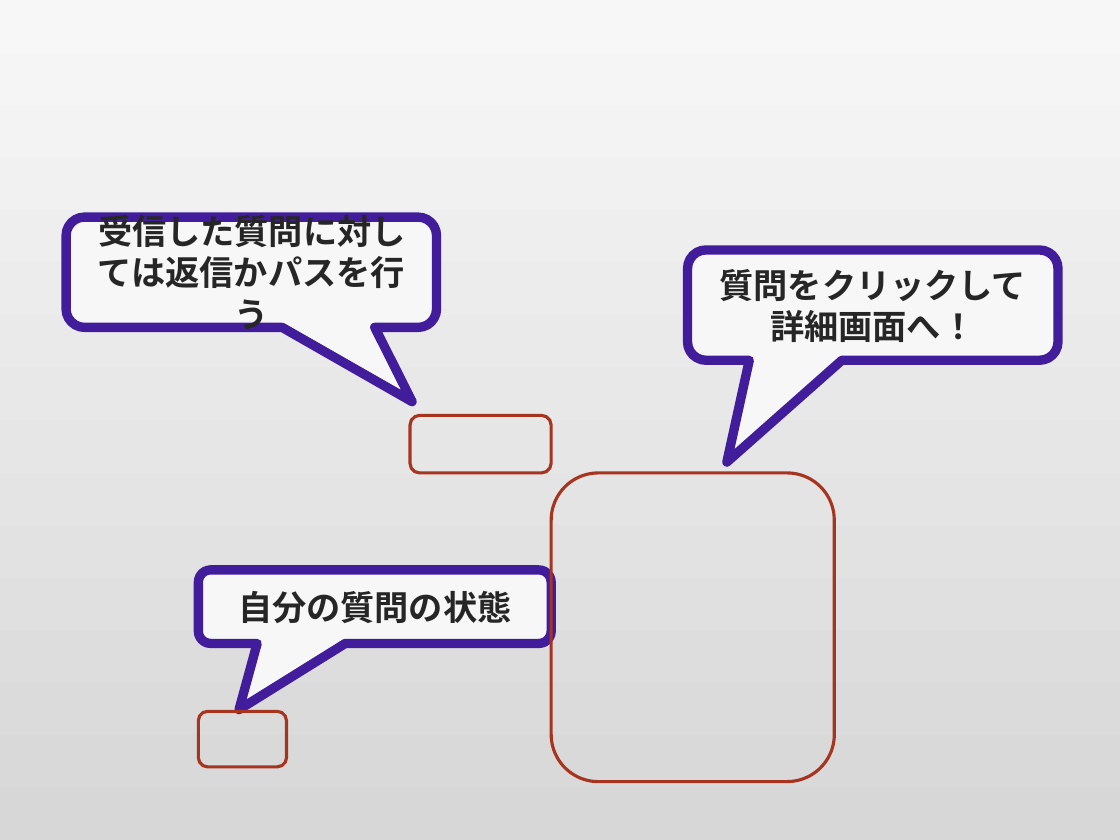
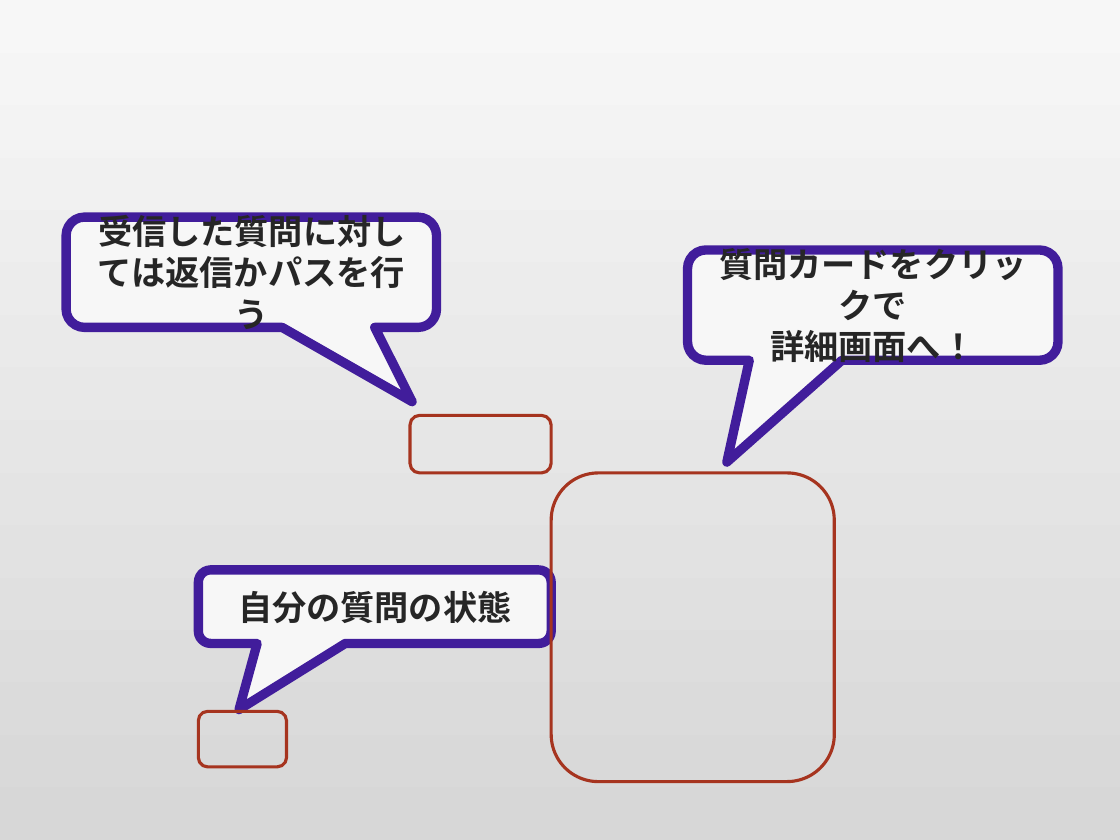
Before and after one commit to tech-sketch/one_month, a slide deck: slide 5 of 7-31.chain.pptx. Drawn at 1120x840 pixels with LibreOffice and Linux fonts; fonts in the diff are those of the drawing; background and template pictures are left out. Boxes give left, top, right and bottom in pixels: in the first picture for what was removed or moved away, otherwise in the second. Text is boxed around its words. In the diff, an @@ line names an element or a change of style, - is before the commit and + after.

Commit message:
fix ppt

```diff
--- a/7-31.chain.pptx
+++ b/7-31.chain.pptx
@@ text in rounded speech box at box(719, 245, 1026, 320): text changed @@
-質問をクリックして
+質問カードをクリックで
```
Also in this commit, not shown: 1 slide added.
